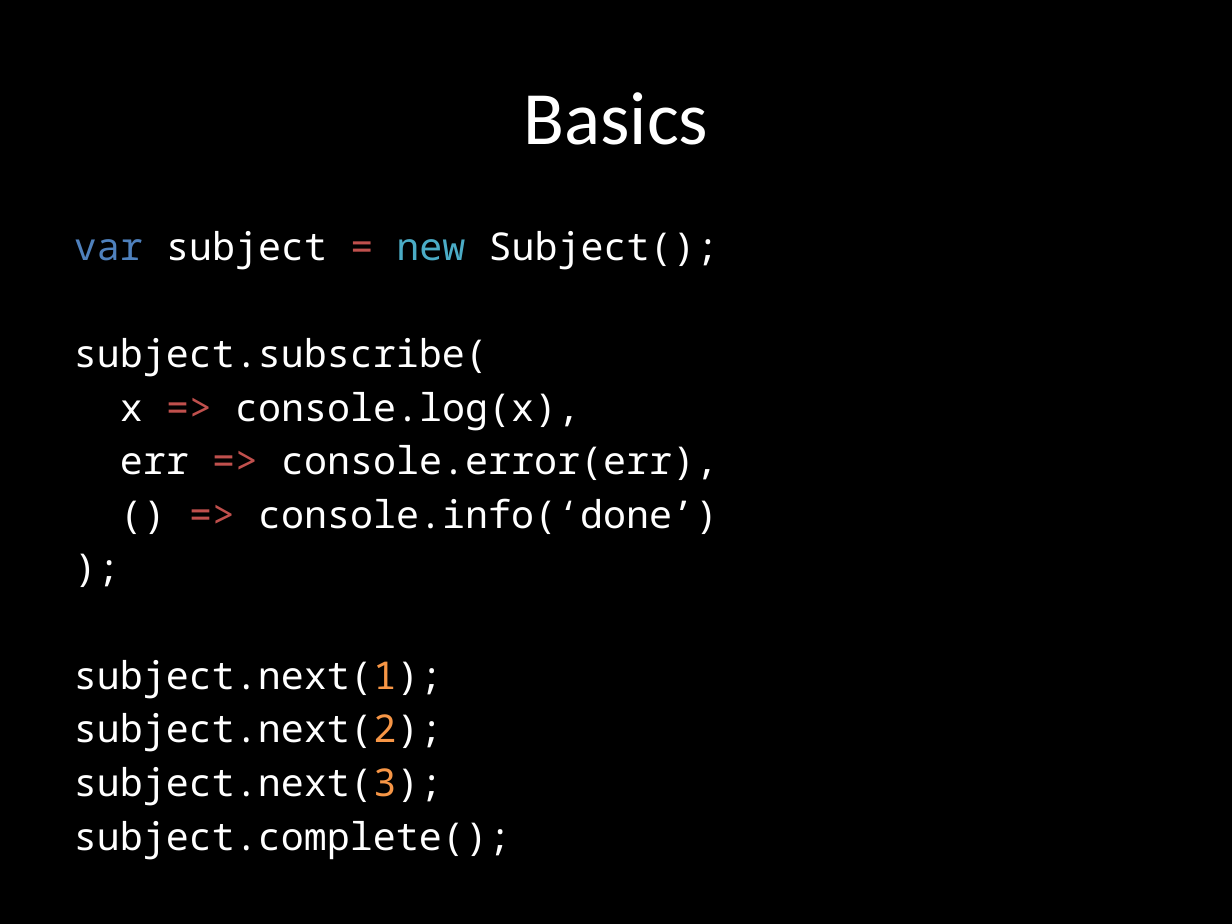
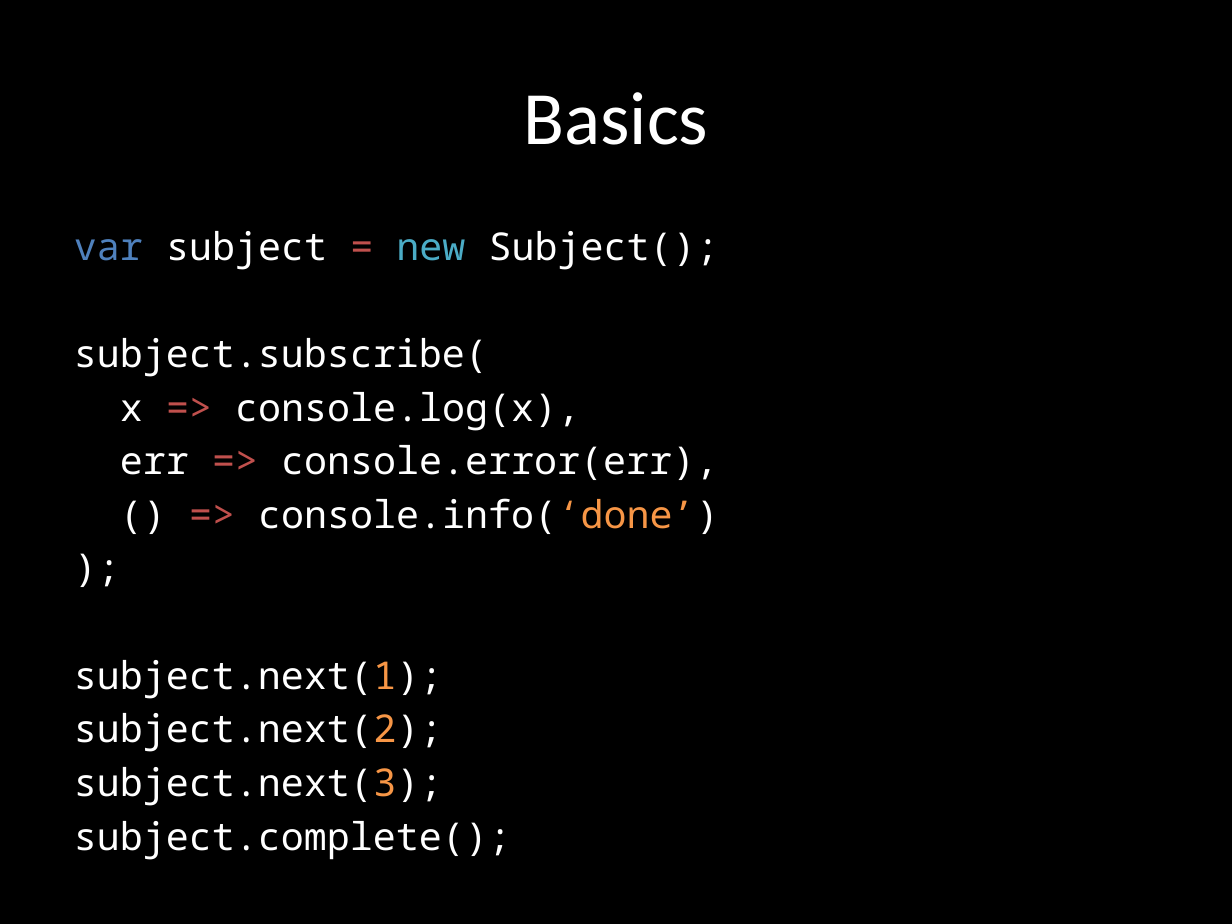
Before and after one commit to benlesh/rxjs-workshop-angular, a slide deck: slide 76 of rxjs-workshop.pptx (slide 79 before the commit). Drawn at 1232x924 pixels with LibreOffice and Linux fonts; fonts in the diff are those of the drawing. Boxes give left, top, right and bottom in pixels: in the first picture for what was removed or moved away, otherwise in the second. Text is boxed around its words. In the diff, an @@ line names an element or a change of style, - is before the commit and + after.

```diff
--- a/rxjs-workshop.pptx
+++ b/rxjs-workshop.pptx
@@ text at [258, 498, 719, 534]: text colour #FFFFFF to #F79646 in "console.info(‘done’)" @@
```
Also in this commit, not shown: 2 other slides changed, 9 slides added, 5 slides removed, 17 other files.
